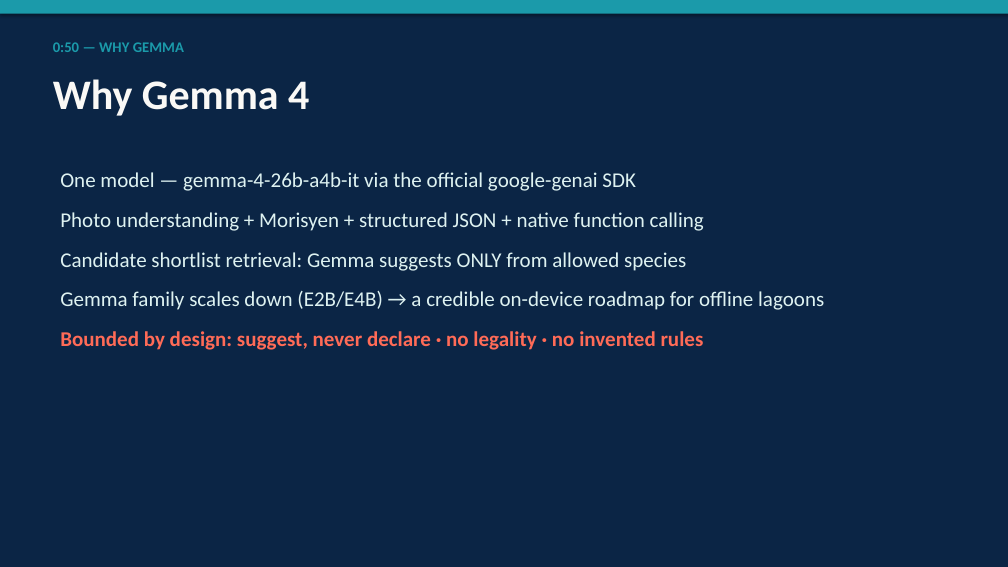
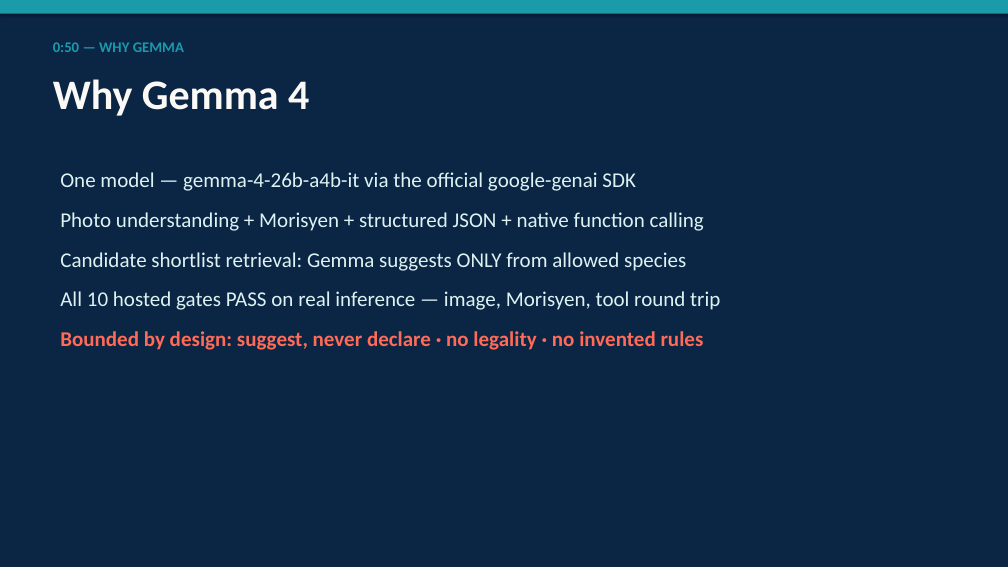
Before and after one commit to Sahil-singh11/HackathonMDX, a slide deck: slide 4 of presentation/Lamer_Konekte_5_Minute.pptx. Drawn at 1008x567 pixels with LibreOffice and Linux fonts; fonts in the diff are those of the drawing. Boxes give left, top, right and bottom in pixels: in the first picture for what was removed or moved away, otherwise in the second. Text is boxed around its words. In the diff, an @@ line names an element or a change of style, - is before the commit and + after.

```diff
--- a/presentation/Lamer_Konekte_5_Minute.pptx
+++ b/presentation/Lamer_Konekte_5_Minute.pptx
@@ text at (x1=60, y1=291, x2=720, y2=310): text changed @@
-Gemma family scales down (E2B/E4B) → a credible on-device roadmap for offline lagoons
+All 10 hosted gates PASS on real inference — image, Morisyen, tool round trip
```
Also in this commit, not shown: 3 other slides changed, 1 slide added, 5 other files.
